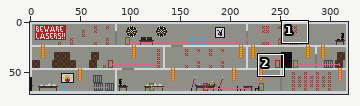
One commit to this pixel-art file: Assets/Resources/Environment/levelWarehouse.aseprite. Above, an overview of the earlier version with the close-up marked.
Close-up. First the earlier version:
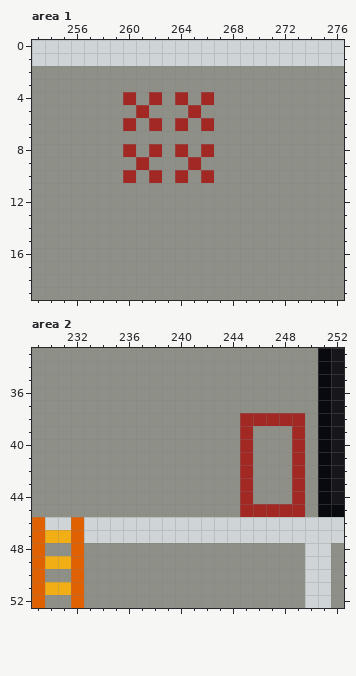
318x72 pixels, 1 frame. Shown: area 1: x 253..276, y 0..19; area 2: x 229..252, y 33..52. The commit also changed other parts of the picture, which this record leaves out.
The same view after the edit:
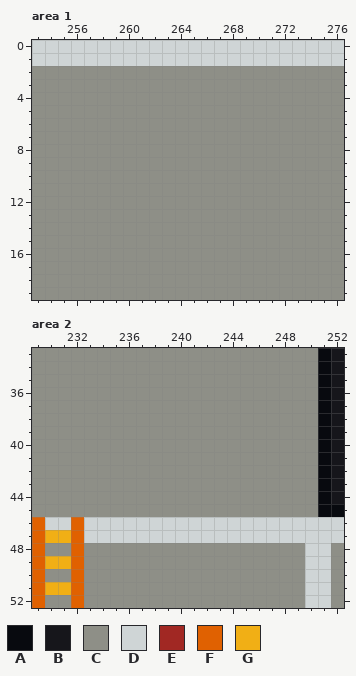
Palette (. is transparent): A #080a0f  B #16161b  C #8e8f87  D #cfd5d6  E #a12823  F #e06101  G #f1af15
The exact change:
layer "Enemies" now hidden
layer "Laser Tripwires" now hidden
Area 1:
y 4: x 260 E -> C; x 262 E -> C; x 264 E -> C; x 266 E -> C
y 5: x 261 E -> C; x 265 E -> C
y 6: x 260 E -> C; x 262 E -> C; x 264 E -> C; x 266 E -> C
y 8: x 260 E -> C; x 262 E -> C; x 264 E -> C; x 266 E -> C
y 9: x 261 E -> C; x 265 E -> C
y 10: x 260 E -> C; x 262 E -> C; x 264 E -> C; x 266 E -> C
Area 2:
y 38: x 245..249 EEEEE -> CCCCC
y 39..44: x 245 E -> C; x 249 E -> C
y 45: x 245..249 EEEEE -> CCCCC
Where, in picture pixels (left, top, right, bottom), the same in both close-ups:
changed: (123, 92, 214, 183)
changed: (240, 413, 305, 517)
